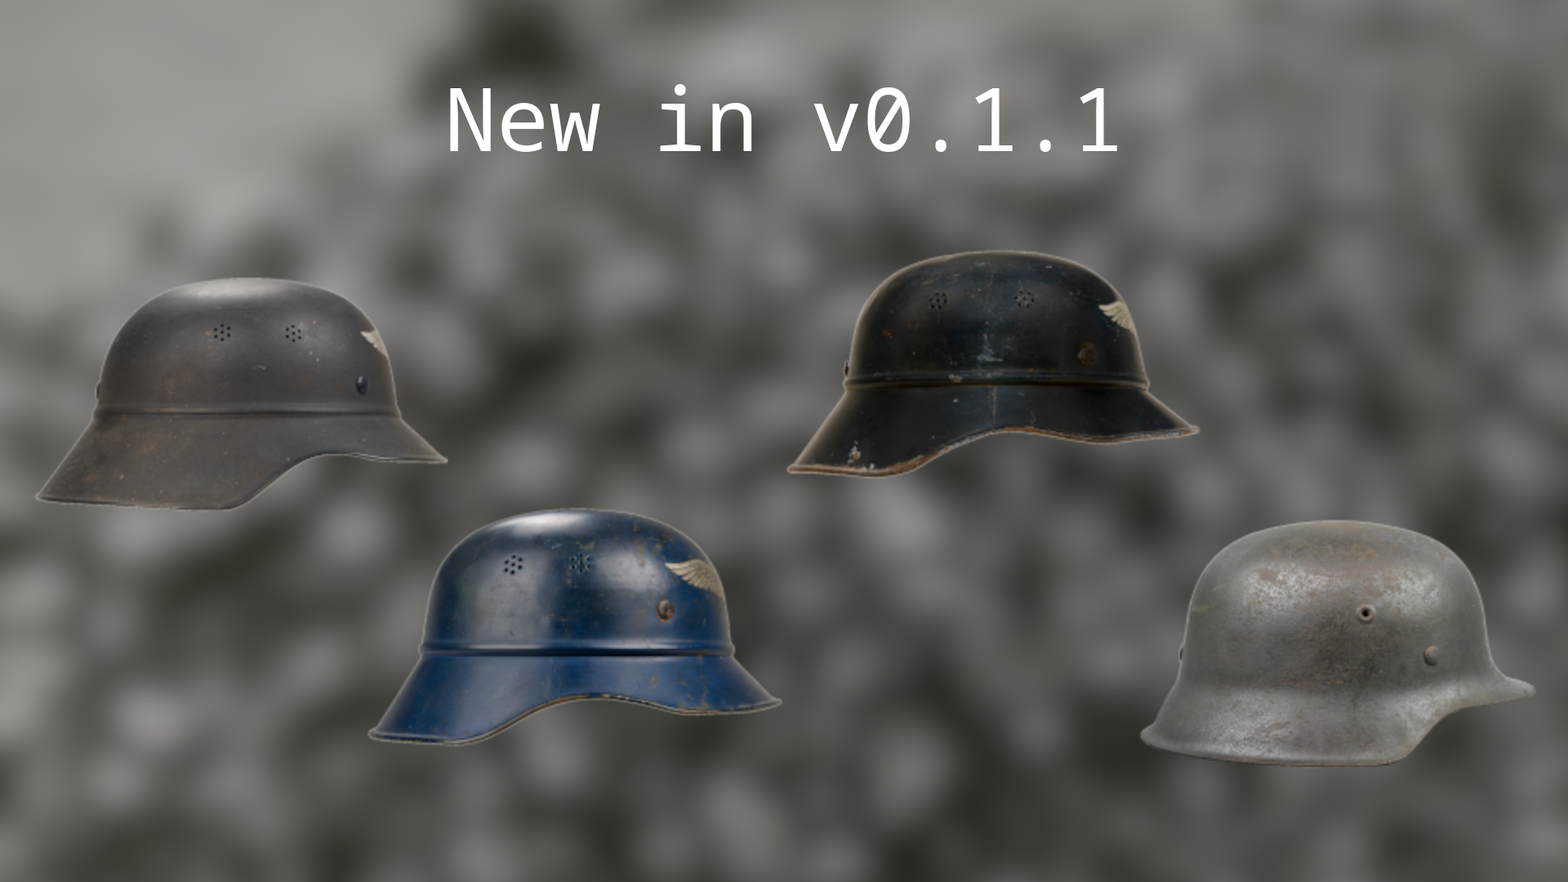
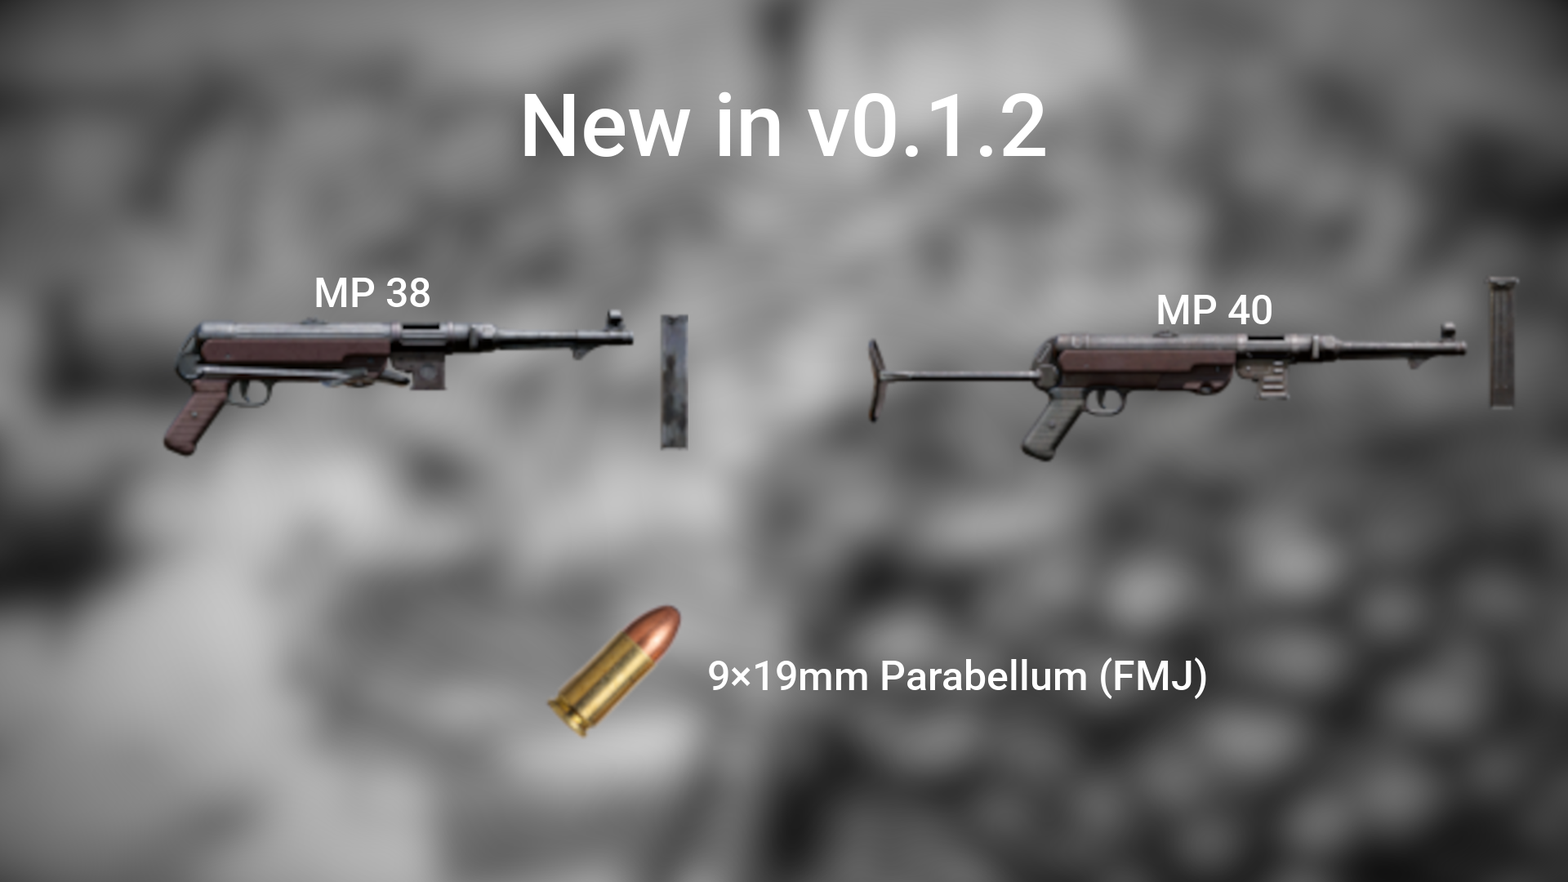
Revision of a layered 1568x882 image; what changed, layer by layer:
added layer "Pasted Layer copy" above "MP 38" over [160, 307, 689, 460]
added layer "MP 38" above "lhb5onnmzha0dyyazu3uf1m3qdz7rkt.png copy #1" over [316, 277, 430, 308]
added layer "lhb5onnmzha0dyyazu3uf1m3qdz7rkt.png copy #1" above "New in v0.1.2" over [864, 272, 1522, 464]
renamed "New in v0.1.1" to "New in v0.1.2", moved it above "MP 40", painted on it over [449, 84, 1118, 157]
added layer "MP 40" above "9×19mm Parabellum (FMJ)" over [1158, 294, 1272, 325]
added layer "9×19mm Parabellum (FMJ)" above "Pasted Layer #2" over [708, 657, 1207, 700]
renamed "oh_38g2.png" to "Pasted Layer #2", painted on it over [366, 507, 784, 748]
removed layer "oh_38g1.png" over [33, 276, 450, 514]
hid "HelmetPile[1].jpg copy" over [0, 0, 1568, 882]
renamed "oh_42.png" to "Pasted Layer", moved it above "0sg0eoat43x41.jpg copy", painted on it over [0, 0, 1568, 882]
removed layer "oh_38g3.png" over [784, 249, 1202, 480]